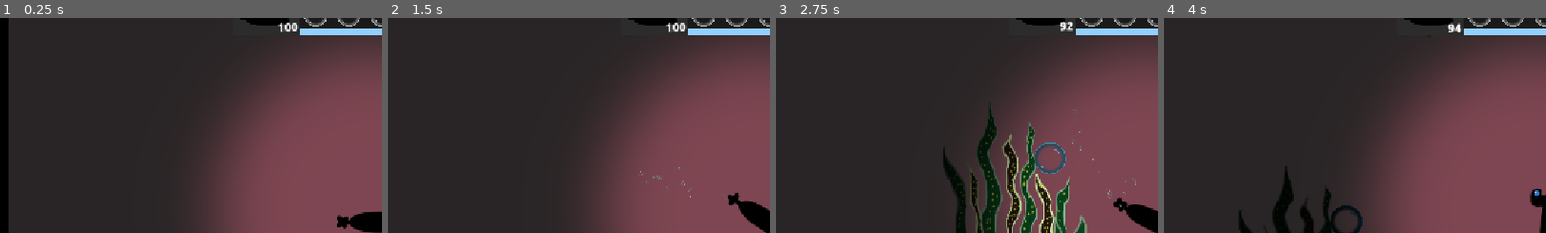
Above: before the commit, frames 1-4 (left to right).
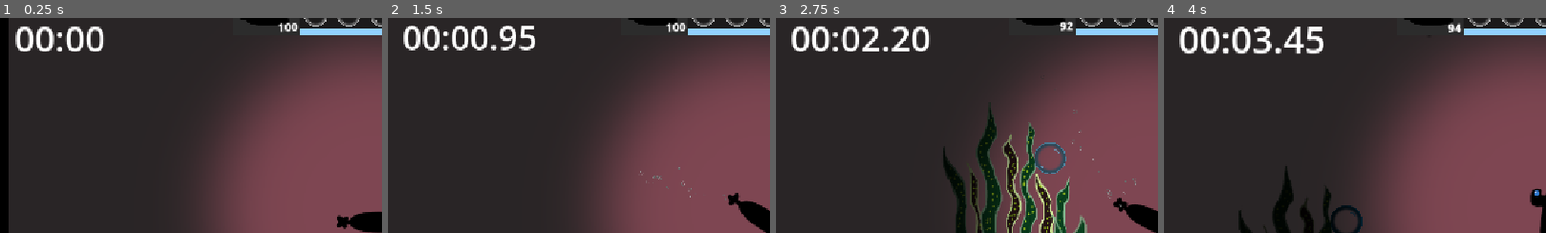
Above: after the commit, the same moments.

Repository: EddieRowe/godot-wild-jam-82
Game: Godot game, scene res://levels/level_3.tscn
Two runs of this game, one before a commit and one after it. Both use one fixed random seed, a clock stepped at 60 frames per second and the inputs below. This scene is started directly instead of the project's main scene.
Inputs:
- Up to frame 1 (0.25 s): no input
- Up to frame 2 (1.5 s): tap Enter (ui_accept) at 0.5, 0.77 s; hold Right (ui_right) 0.53-1.28 s; hold Down (ui_down) from 1.28 s (still down)
- Up to frame 3 (2.75 s): tap Enter (ui_accept) at 1.52 s; release Down (ui_down) at 2.03 s; hold Right (ui_right) from 2.03 s (still down)
- Up to frame 4 (4 s): release Right (ui_right) at 2.78 s; hold Up (ui_up) 2.78-3.53 s; tap Enter (ui_accept) at 3.02, 3.77 s; hold Left (ui_left) from 3.53 s (still down)
The pictures show only the part of the screen within x 0-50%, y 4-54%; the shares and areas given below are measured in that part.

The runs differ from the first frame. In frame 1, 1.4% of the frame differs, in the area x 4-27%, y 3-16%; in frame 2, 1.9%; in frame 3, 2.1%; in frame 4, 2.4%, in the area x 4-42%, y 4-17%.

Commit message:
Update level_3.tscn

Diff:
--- a/levels/level_3.tscn
+++ b/levels/level_3.tscn
@@ -32,6 +32,7 @@
 [ext_resource type="PackedScene" uid="uid://cgnhs05fry7sc" path="res://prefabs/side_wall.tscn" id="27_e28pm"]
 [ext_resource type="PackedScene" uid="uid://cq20n71woytq6" path="res://prefabs/jellyfish_tiny_moving.tscn" id="30_4gw27"]
 [ext_resource type="PackedScene" uid="uid://btoe4pxxtf8si" path="res://prefabs/jellyfish_tiny2.tscn" id="31_mb3d3"]
+[ext_resource type="PackedScene" uid="uid://boaipqmv57708" path="res://prefabs/in_game_timer_canvas_layer.tscn" id="33_q26s8"]
 
 [sub_resource type="RectangleShape2D" id="RectangleShape2D_ofchu"]
 size = Vector2(29447.9, 118.5)
@@ -1217,3 +1218,5 @@
 [node name="JellyfishTiny2Moving16" parent="EnemiesNode2D" instance=ExtResource("26_tv8m3")]
 position = Vector2(23738, 626)
 movement_animation_name = "jellyfish_tiny2_move"
+
+[node name="InGameTimerCanvasLayer" parent="." instance=ExtResource("33_q26s8")]
Not shown: 1 places in levels/level_3.tscn that only renumber resources
